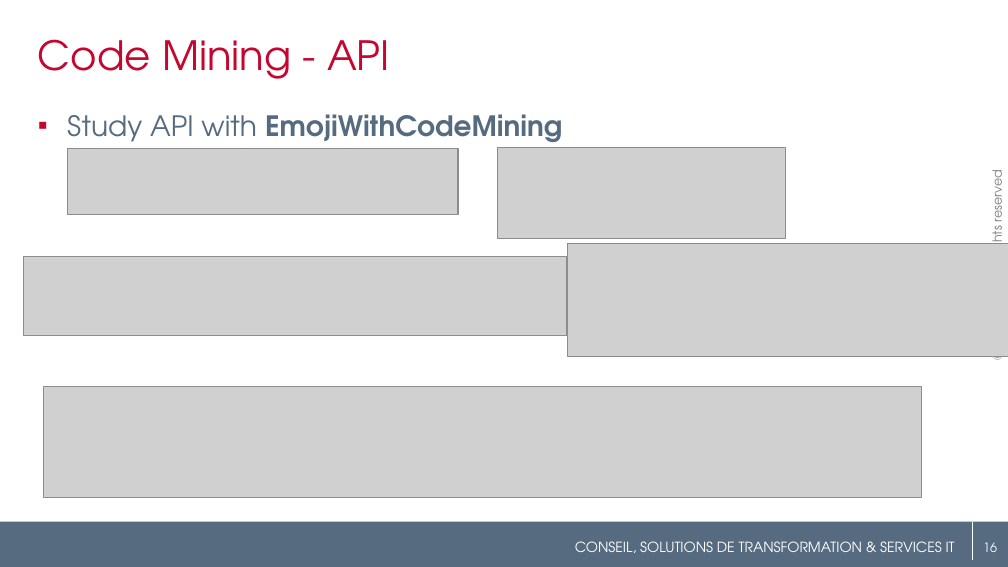
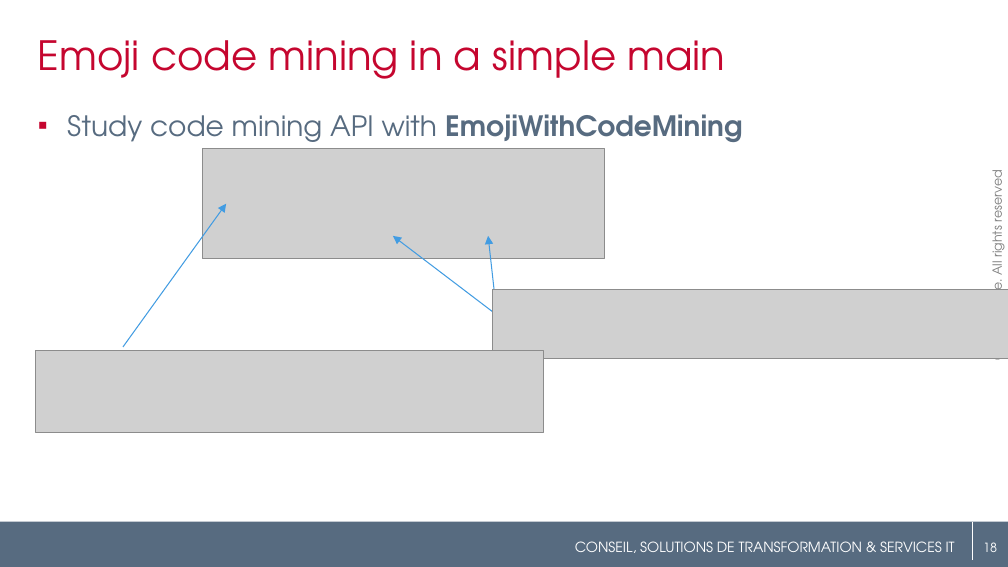
Before and after one commit to angelozerr/EclipseConFrance2018, a slide deck: slide 18 of EclipseConFrance2018_CodeMining.pptx (slide 16 before the commit). Drawn at 1008x567 pixels with LibreOffice and Linux fonts; fonts in the diff are those of the drawing; grey boxes stand for pictures; background and template pictures are left out. Boxes give left, top, right and bottom in pixels: in the first picture for what was removed or moved away, otherwise in the second. Text is boxed around its words. In the diff, an @@ line names an element or a change of style, - is before the commit and + after.

Commit message:
Add emoji editor.

```diff
--- a/EclipseConFrance2018_CodeMining.pptx
+++ b/EclipseConFrance2018_CodeMining.pptx
@@ title at <box>38,40,726,79</box>: text changed @@
-Code Mining - API
+Emoji code mining in a simple main
@@ text at <box>67,114,742,149</box>: text changed; bold off @@
-▪ Study API with EmojiWithCodeMining
+▪ Study code mining API with EmojiWithCodeMining
@@ picture removed at <box>68,148,459,215</box> @@
@@ picture added at <box>203,148,605,258</box> @@
@@ picture removed at <box>498,147,785,239</box> @@
@@ arrow added from (123, 347) to (226, 204), #429CE2 0.75 pt @@
@@ arrow added from (496, 314) to (393, 236), #429CE2 0.75 pt @@
@@ arrow added from (496, 307) to (488, 236), #429CE2 0.75 pt @@
@@ picture removed at <box>24,257,568,337</box> @@
@@ picture removed at <box>568,243,1008,356</box> @@
@@ picture added at <box>492,289,1008,359</box> @@
@@ picture added at <box>35,350,543,431</box> @@
@@ picture removed at <box>43,386,921,498</box> @@
```
Also in this commit, not shown: 11 other slides changed, 5 slides added.
